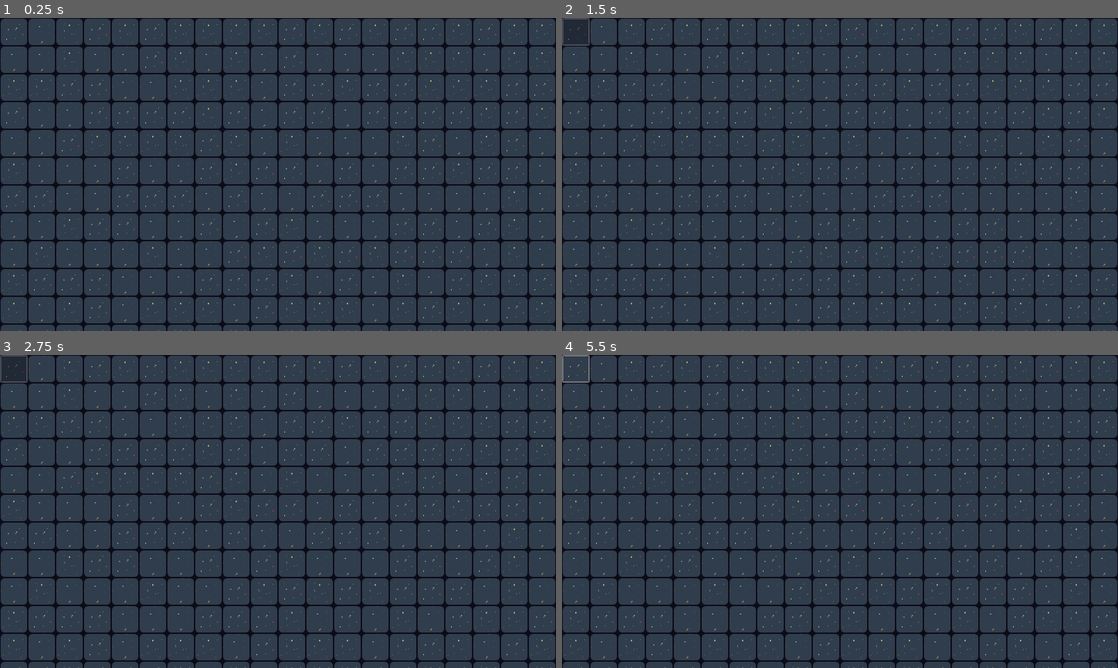
Above: before the commit, frames 1-4 (two rows, left to right).
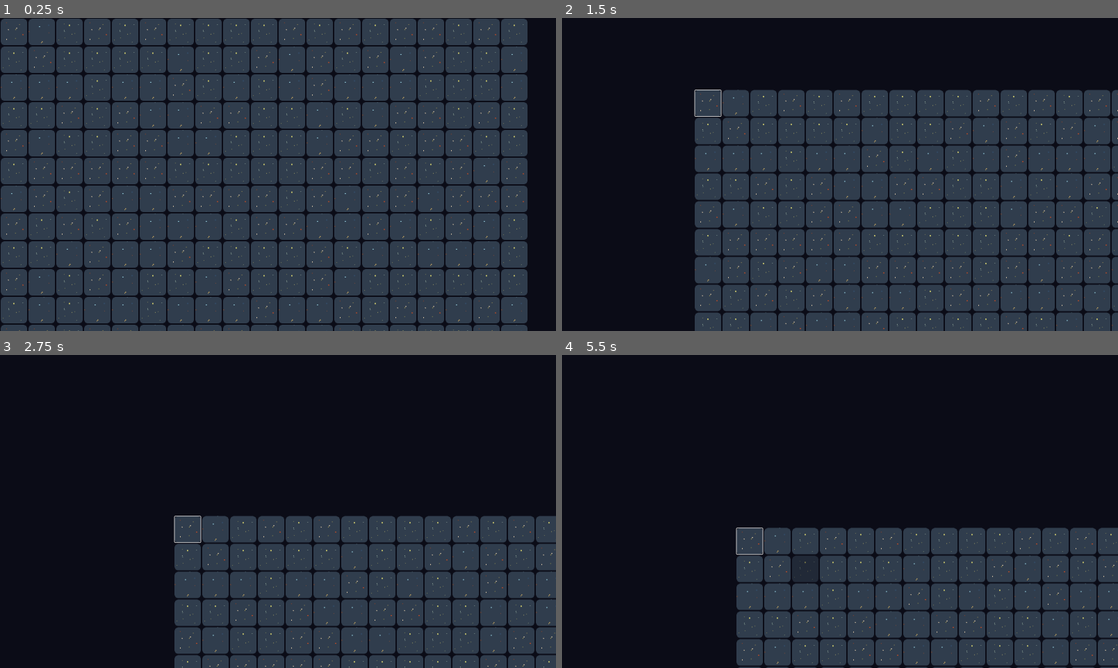
Above: after the commit, the same moments.

Repository: syntat/geostrat
Game: Godot game, scene res://game.tscn
Two runs of this game, one before a commit and one after it. Both use one fixed random seed, a clock stepped at 60 frames per second and the inputs below. The project has no main scene, so this scene is started directly.
Inputs (mouse positions are in pixels of both pictures, inside the frame that each line leads up to):
- Up to frame 1 (0.25 s): no input
- Up to frame 2 (1.5 s): click (573, 30) at 0.52 s; click (573, 30) at 1.27 s
- Up to frame 3 (2.75 s): click (11, 367) at 2.02 s
- Up to frame 4 (5.5 s): move the mouse to (962, 495) at 2.77 s; move the mouse to (728, 527) at 3.52 s; move the mouse to (895, 442) at 4.27 s; tap Enter at 5 s; move the mouse to (812, 574) at 5.02 s

The runs differ from the first frame. In frame 1, 5.6% of the frame differs, in the area x 0-100%, y 0-100%; in frame 2, 52%; in frame 3, 68%; in frame 4, 69%.

Commit message:
camera implemented

Diff:
--- a/Board.gd
+++ b/Board.gd
@@ -1,6 +1,6 @@
 extends Node2D
 
-var dimensions := Vector2(40, 40)
+var dimensions := Vector2(20, 20)
 var tile := load("res://tile.tscn")
 
 func _ready():
@@ -16,5 +16,5 @@
 func _process(delta):
 	pass
 
-func on_selection(pos: Vector2):
-	print(pos)
+func on_selection(row: int, col: int):
+	print(row, " ", col)
--- /dev/null
+++ b/Camera.gd
@@ -0,0 +1,24 @@
+extends Camera2D
+
+var resolution: Vector2
+var screen_centre: Vector2
+var velocity: Vector2
+# there is a circle in the centre of the screen of radius r that is used to check against mouse
+# position, if it is outside the camera moves along the 'normal' with speed linearly proportional to the
+# distance outside of the radius
+var radius := 160
+
+func _ready():
+	velocity = Vector2(0,0)
+	resolution = get_viewport_rect().size
+	position = resolution / 2
+	screen_centre = resolution / 2
+	print("RESOLUTION IS : ", resolution)
+func _process(delta):
+	var mouse_position: Vector2 = get_viewport().get_mouse_position()
+	var v: Vector2 = mouse_position - screen_centre
+	velocity = Vector2(0,0)
+	if v.length() > radius:
+		velocity = (v) * 30 * delta
+
+	position += velocity * delta
--- a/game.tscn
+++ b/game.tscn
@@ -1,8 +1,16 @@
-[gd_scene load_steps=2 format=3 uid="uid://v5v2mebeagy0"]
+[gd_scene load_steps=3 format=3 uid="uid://v5v2mebeagy0"]
 
 [ext_resource type="Script" path="res://Board.gd" id="1_66pjr"]
+[ext_resource type="Script" path="res://Camera.gd" id="2_bokcd"]
 
 [node name="Game" type="Node"]
 
 [node name="Board" type="Node2D" parent="."]
 script = ExtResource("1_66pjr")
+
+[node name="Camera" type="Camera2D" parent="."]
+limit_left = -500
+limit_top = -500
+limit_right = 2100
+limit_bottom = 2100
+script = ExtResource("2_bokcd")
--- a/tile.gd
+++ b/tile.gd
@@ -1,7 +1,7 @@
 extends AnimatedSprite2D
 
 var tileNumber: Vector2
-signal selected(position: Vector2)
+signal selected(col, row)
 
 func _ready():
 	pass
@@ -26,7 +26,7 @@
 	self.modulate = Color8(255,255,255,255)
 
 func _on_button_pressed():
-	selected.emit(tileNumber)
+	selected.emit(tileNumber.x, tileNumber.y)
 
 func update_position():
 	position = Vector2(80 * tileNumber.x + 40, 80 * tileNumber.y + 40)
